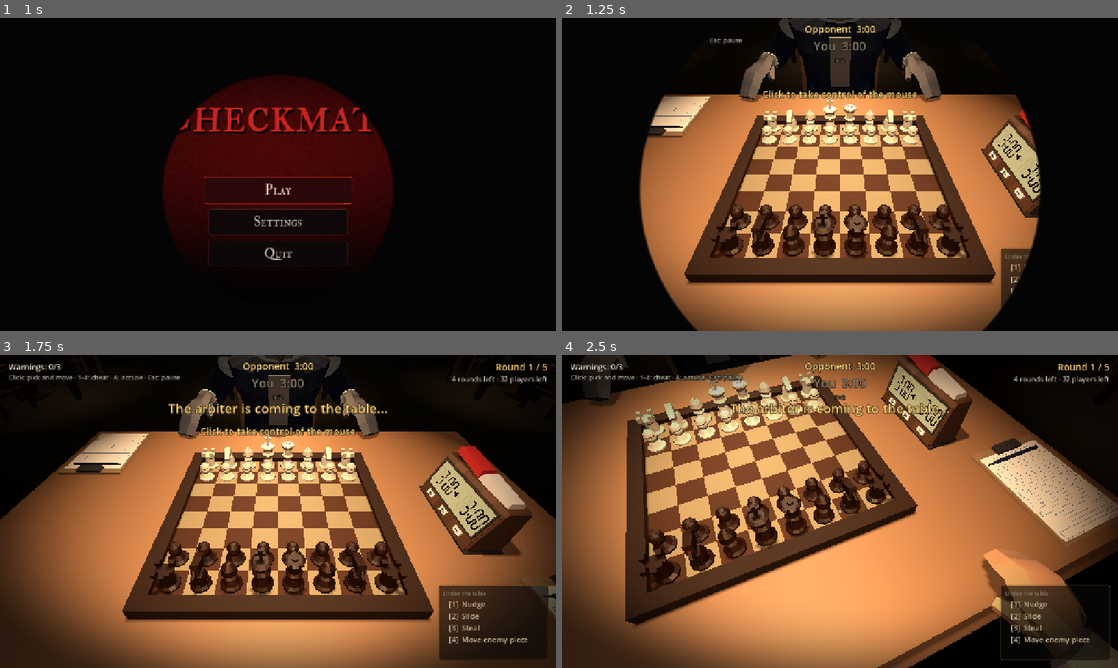
Above: before the commit, frames 1-4 (two rows, left to right).
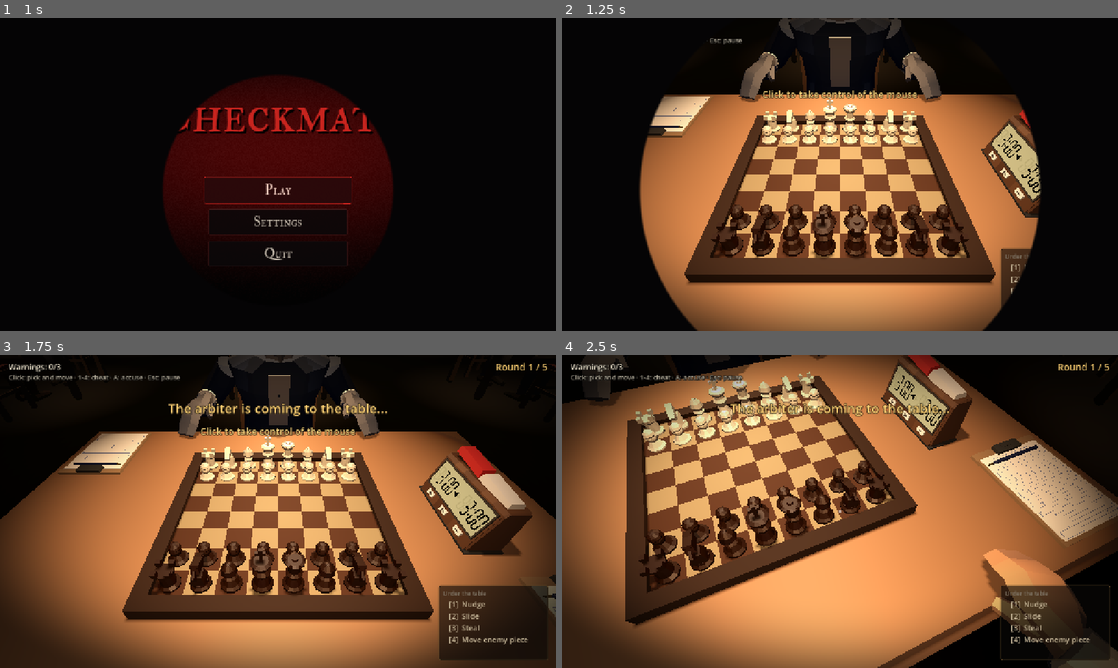
Above: after the commit, the same moments.

Repository: alan-pv/GJ-Horror
Game: Godot game, scene res://src/ui/main_menu.tscn
Same seed, same stepped clock (60 frames per second), same inputs: the game is played once before the commit and once after it. Sound files missing from this copy of the repository are replaced by a short silence.
Inputs (mouse positions are in pixels of both pictures, inside the frame that each line leads up to):
- Up to frame 1 (1 s): click "Play" at 0.5 s
- Up to frame 2 (1.25 s): no input
- Up to frame 3 (1.75 s): tap Enter at 1.25 s; move the mouse to (400, 495) at 1.27 s; hold A (accuse) from 1.28 s (still down); click (400, 495) at 1.42 s
- Up to frame 4 (2.5 s): release A (accuse) at 2 s; tap Enter at 2 s; drag from (728, 527) to (812, 574) at 2.02 s

Frame 1 is identical in both runs. In frame 2, 0.3% of the frame differs, in the area x 43-57%, y 2-15%; in frame 3, 0.5%; in frame 4, 0.6%, in the area x 43-99%, y 2-15%.

Commit message:
El rival ejecutado ya no revive; HUD sin relojes
- OpponentAvatar.condemn() y GameRoot._freeze_rival(): pose, mirada, manos, bot y eventos se detienen
- Prueba de que el condenado no cambia de pose, no tose ni sigue la mirada
- HUD: fuera los relojes y el ritmo de arriba; solo "Round N / M"
- ROADMAP: trampas libres y arte por scripts de Blender

Diff:
--- a/src/client/hud.gd
+++ b/src/client/hud.gd
@@ -17,10 +17,6 @@
 var _result_reason: Label
 var _result_restart: Label
 var _round_info: Label
-var _rounds_left: Label
-var _own_clock: Label
-var _rival_clock: Label
-var _pace: Label
 var _status: Label
 var _subtitle_tween: Tween
 var _arbiter_tween: Tween
@@ -76,7 +72,7 @@
 	_capture_prompt.offset_bottom = -160
 	_capture_prompt.text = "Click to take control of the mouse"
 	_capture_prompt.visible = false
-	# Torneo: ronda y jugadores restantes arriba a la derecha, cuadro de la ronda debajo.
+	# Torneo: solo la ronda arriba a la derecha (el tiempo se lee en el reloj 3D de la mesa).
 	_round_info = _label(22, Color(1.0, 0.82, 0.45))
 	_round_info.horizontal_alignment = HORIZONTAL_ALIGNMENT_RIGHT
 	_round_info.anchor_left = 1.0
@@ -85,15 +81,6 @@
 	_round_info.offset_right = -20
 	_round_info.offset_top = 12
 	_round_info.offset_bottom = 44
-	_rounds_left = _label(16, Color(0.78, 0.74, 0.66))
-	_rounds_left.horizontal_alignment = HORIZONTAL_ALIGNMENT_RIGHT
-	_rounds_left.anchor_left = 1.0
-	_rounds_left.anchor_right = 1.0
-	_rounds_left.offset_left = -420
-	_rounds_left.offset_right = -20
-	_rounds_left.offset_top = 44
-	_rounds_left.offset_bottom = 70
-	_build_clocks()
 	# Estado de espera ("Waiting for the other tables...") sin tapar el salón.
 	_status = _label(24, Color(0.93, 0.89, 0.80))
 	_status.anchor_left = 0.1
@@ -229,68 +216,9 @@
 	return _result_panel.visible
 
 
-## Ronda en curso (arriba a la derecha): "Round 2 / 5", cuántas faltan
-## ("3 rounds left" / "Final") y los jugadores que quedan. Sin nombres.
-func set_round_info(round_no: int, total_rounds: int, is_final: bool, players_left: int) -> void:
-	if is_final:
-		_round_info.text = "Final"
-		_rounds_left.text = "%d players left" % players_left
-		return
-	_round_info.text = "Round %d / %d" % [round_no, total_rounds]
-	var left := maxi(total_rounds - round_no, 0)
-	var rounds := "Final next" if left <= 1 else "%d rounds left" % left
-	_rounds_left.text = "%s · %d players left" % [rounds, players_left]
-
-
-## Dos relojes arriba al centro: el propio y el del rival; resalta el que corre.
-func set_clocks(own_seconds: float, rival_seconds: float, own_running: bool, rival_running: bool) -> void:
-	_set_clock(_own_clock, "You", own_seconds, own_running)
-	_set_clock(_rival_clock, "Opponent", rival_seconds, rival_running)
-
-
-func _set_clock(l: Label, who: String, seconds: float, running: bool) -> void:
-	var t := "%s  %s" % [who, ClockView.format_time(seconds)]
-	if l.text != t:
-		l.text = t
-	var low := seconds < 20.0
-	if running:
-		l.add_theme_color_override("font_color", Color(1.0, 0.3, 0.22) if low else Color(1.0, 0.85, 0.5))
-	else:
-		l.add_theme_color_override("font_color", Color(0.55, 0.5, 0.42))
-
-
-## Ritmo de juego discreto bajo los relojes (p. ej. "3+2"); "" lo oculta.
-func set_pace(text: String) -> void:
-	_pace.text = text
-	_pace.visible = text != ""
-
-
-func _build_clocks() -> void:
-	var box := VBoxContainer.new()
-	box.anchor_left = 0.5
-	box.anchor_right = 0.5
-	box.offset_left = -170
-	box.offset_right = 170
-	box.offset_top = 10
-	box.mouse_filter = Control.MOUSE_FILTER_IGNORE
-	add_child(box)
-	_rival_clock = _clock_label(box, 22)
-	_own_clock = _clock_label(box, 28)
-	_pace = _clock_label(box, 14)
-	_pace.add_theme_color_override("font_color", Color(0.5, 0.46, 0.4))
-	_pace.visible = false
-
-
-func _clock_label(parent: Control, size: int) -> Label:
-	var l := Label.new()
-	l.add_theme_font_size_override("font_size", size)
-	l.add_theme_color_override("font_color", Color(0.55, 0.5, 0.42))
-	l.add_theme_color_override("font_outline_color", Color(0, 0, 0, 0.9))
-	l.add_theme_constant_override("outline_size", 6)
-	l.horizontal_alignment = HORIZONTAL_ALIGNMENT_CENTER
-	l.mouse_filter = Control.MOUSE_FILTER_IGNORE
-	parent.add_child(l)
-	return l
+## Ronda en curso (arriba a la derecha): "Round 2 / 5" o "Final". Sin nombres ni conteos.
+func set_round_info(round_no: int, total_rounds: int, is_final: bool, _players_left: int = 0) -> void:
+	_round_info.text = "Final" if is_final else "Round %d / %d" % [round_no, total_rounds]
 
 
 ## Mensaje persistente bajo la barra superior; "" lo oculta.
--- a/src/client/opponent_avatar.gd
+++ b/src/client/opponent_avatar.gd
@@ -34,6 +34,8 @@
 var _event_tween: Tween
 var _idle_timer: float = 3.0
 var _rng := RandomNumberGenerator.new()
+## Condenado: ninguna animación ambiental, mirada ni evento lo mueve; el cadáver es del árbitro.
+var condemned: bool = false
 
 
 ## Posición global de los ojos (la usa el bot como cámara virtual). No sigue la animación:
@@ -76,6 +78,8 @@
 ## El bot mira con la convención de la cámara (yaw 0 = hacia -Z del mundo); la figura mira a
 ## +Z y su yaw positivo es hacia su izquierda: hay medio giro de diferencia.
 func _on_looked(yaw: float, pitch: float) -> void:
+	if condemned:
+		return
 	_look_yaw = wrapf(yaw + PI - rotation.y, -PI, PI)
 	_look_pitch = pitch
 	_apply_head()
@@ -87,6 +91,8 @@
 
 
 func _process(delta: float) -> void:
+	if condemned:
+		return
 	# Mientras dura una sacudida se reaplica cada fotograma (el bot solo avisa al girar).
 	if _event_tween != null and _event_tween.is_valid():
 		_apply_head()
@@ -107,8 +113,28 @@
 	figure.play(options[_rng.randi() % options.size()], IDLE_BLEND)
 
 
+## El rival fue condenado: se detienen poses de reposo, mirada, eventos y brazos. A partir de
+## aquí la figura solo la mueve quien la ejecuta (`Condemned`) y luego queda quieta.
+func condemn() -> void:
+	if condemned:
+		return
+	condemned = true
+	if _event_tween != null and _event_tween.is_valid():
+		_event_tween.kill()
+	_head_kick = 0.0
+	_body_kick = 0.0
+	if bot != null and bot.looked.is_connected(_on_looked):
+		bot.looked.disconnect(_on_looked)
+	set_process(false)
+	for rig in [hand_rig, idle_rig]:
+		if rig != null:
+			rig.set_active(false, 0.2)
+
+
 ## Tos: dos espasmos, cabeza y torso se doblan hacia adelante.
 func play_cough() -> void:
+	if condemned:
+		return
 	_start_event_tween()
 	_event_tween.tween_method(_cough_step, 0.0, 1.0, 0.9)
 	_event_tween.tween_callback(_end_event)
@@ -122,6 +148,8 @@
 
 ## Se le escapa una pieza: mira hacia abajo, hacia el suelo, un momento.
 func play_drop_piece() -> void:
+	if condemned:
+		return
 	_start_event_tween()
 	_event_tween.tween_method(_dip_step, 0.0, 1.0, 0.25).set_ease(Tween.EASE_OUT)
 	_event_tween.tween_interval(0.7)
--- a/src/world/game_root.gd
+++ b/src/world/game_root.gd
@@ -154,7 +154,6 @@
 	hud.show_capture_prompt = not _args.has("screenshot")
 	hud.set_mouse_captured(false)
 	player.mouse_capture_changed.connect(hud.set_mouse_captured)
-	hud.set_pace(_pace_text())
 	# Pausa con Esc: suelta el ratón al abrir y lo recaptura al reanudar.
 	pause_menu = PauseMenu.new()
 	pause_menu.name = "Pausa"
@@ -583,7 +582,21 @@
 	if table != HallLayout.HUMAN_TABLE:
 		var bt: BackgroundTable = bg_tables.get(table)
 		return bt.condemn(seat) if bt != null else null
+	if seat == rival_color:
+		_freeze_rival()
 	return figure_at(table, seat)
+
+
+## El rival de la mesa del humano muere: se apagan su avatar, su bot y su animador de manos
+## para que no vuelva a sentarse, mirar ni mover los brazos (ver `OpponentAvatar.condemn`).
+func _freeze_rival() -> void:
+	if avatar != null:
+		avatar.condemn()
+	if rival_bot != null:
+		rival_bot.set_process(false)
+	var ra: HandAnimator = animators[rival_color]
+	if ra != null:
+		ra.set_process(false)
 
 
 ## Jugadores que siguen vivos ahora: los de la ronda menos los perdedores ya conocidos.
@@ -620,14 +633,6 @@
 		var no := manager.games[0].game_no if not manager.games.is_empty() else manager.final_games.size() + 1
 		return "Final · game %d of 2" % no
 	return "Round %d" % manager.round_no
-
-
-## Ritmo de juego para el HUD ("3+2"); "" si aún no hay incremento en la configuración.
-func _pace_text() -> String:
-	var inc: Variant = config.get("increment_seconds")
-	if inc == null:
-		return ""
-	return "%d+%d" % [int(round(config.white_seconds / 60.0)), int(inc)]
 
 
 func _human_eliminated(reason: String) -> void:
@@ -759,8 +764,6 @@
 	var c := server.clock
 	clock_view.set_times(c.remaining[ChessPiece.WHITE], c.remaining[ChessPiece.BLACK])
 	clock_view.set_running(c.running)
-	hud.set_clocks(c.remaining[human_color], c.remaining[rival_color],
-			c.running == human_color, c.running == rival_color)
 	# El estrés de cada mano crece cuando le queda poco tiempo en el reloj.
 	for color in 2:
 		animators[color].rig.stress = clampf(1.0 - c.remaining[color] / 45.0, 0.0, 1.0)
--- a/tests/run_tests.gd
+++ b/tests/run_tests.gd
@@ -22,6 +22,7 @@
 	"res://tests/test_character_figure.gd",
 	"res://tests/test_arbiter.gd",
 	"res://tests/test_hand_flow.gd",
+	"res://tests/test_opponent_avatar.gd",
 ]
 
 
--- /dev/null
+++ b/tests/test_opponent_avatar.gd
@@ -0,0 +1,20 @@
+extends TestCase
+## El rival condenado deja de animarse: sin poses de reposo, mirada ni eventos.
+
+
+func test_condemned_avatar_stays_still() -> void:
+	var av := OpponentAvatar.new()
+	# Sin árbol no se monta la mano: solo la figura sentada.
+	av.figure = SeatedFigure.new()
+	av.figure.setup(CharacterFigure.bot_look(RandomNumberGenerator.new(), {}))
+	av.figure.play(&"death_slump_table", 0.0)
+	av.condemn()
+	check(av.condemned, "queda marcado como condenado")
+	av._idle_timer = 0.0
+	av._process(1.0)
+	check_eq(av.figure.current(), &"death_slump_table", "no cambia de pose")
+	av.play_cough()
+	check(av._event_tween == null or not av._event_tween.is_valid(), "no tose")
+	av._on_looked(1.0, 0.3)
+	check_eq(av._look_yaw, 0.0, "no sigue la mirada")
+	av.free()
Not shown, added: tests/test_opponent_avatar.gd.uid
Not shown, changed: ROADMAP.md
Not shown, changed: docs/arquitectura.md
